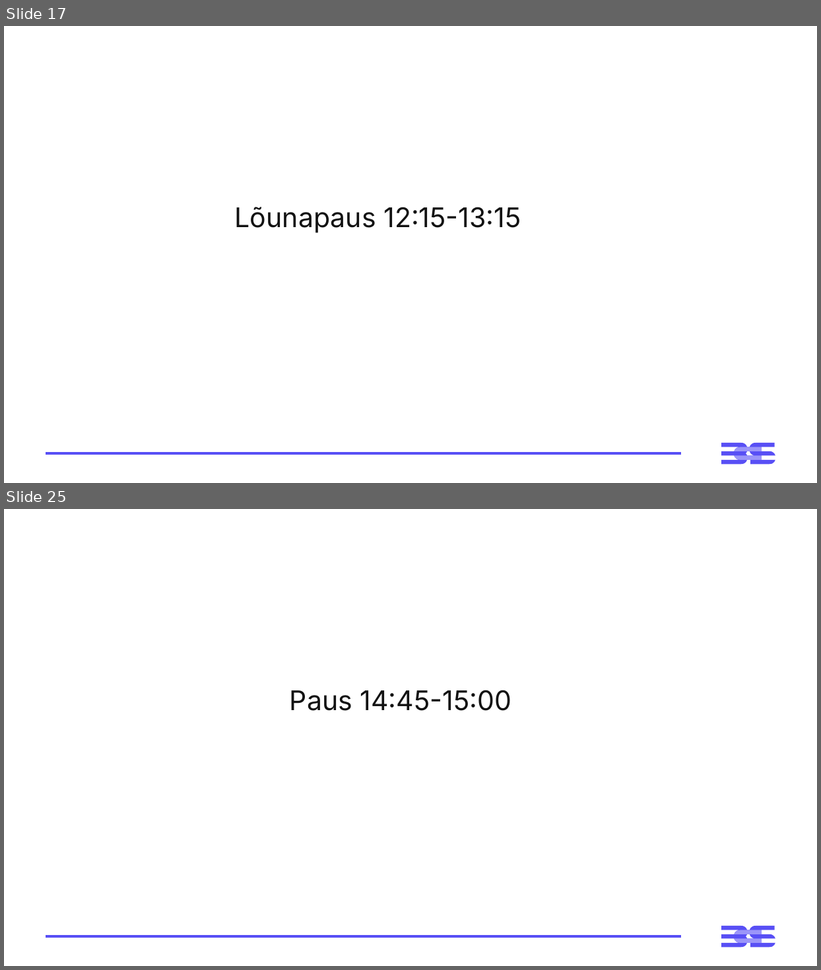
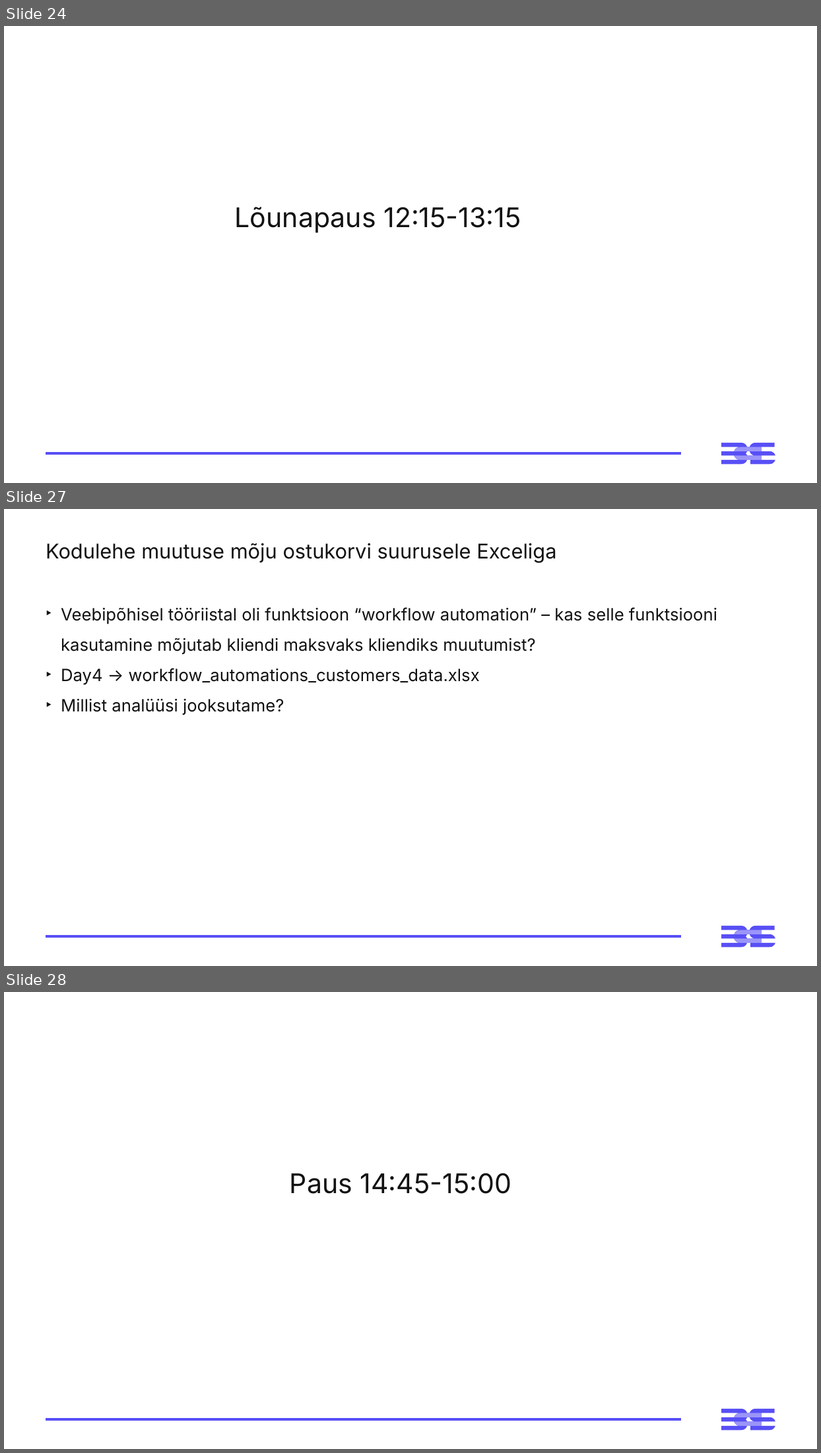
Before and after one commit to sergeierbin/andmetarkus, a slide deck: Esitlused/4-paev-andmetarkus-esitlus.pptx. Shown one above the other, each under a label of ours: slides 17 and 25 before the commit, slides 24, 27 and 28 after it; the slides between them are not shown. The pictures are 821x970 and 821x1453 pixels, drawn with LibreOffice and Linux fonts; fonts in the diff are those of the drawing. Boxes give left, top, right and bottom in pixels: in the first picture for what was removed or moved away, otherwise in the second. Text is boxed around its words. In the diff, an @@ line names an element or a change of style, - is before the commit and + after.

Commit message:
Excel fails added.

```diff
--- a/Esitlused/4-paev-andmetarkus-esitlus.pptx
+++ b/Esitlused/4-paev-andmetarkus-esitlus.pptx
@@ slide 27 added at <box>4,509,817,966</box>, background #FFFFFF; not listed: 3 template elements that a slide beside it also shows @@
@@ title added at <box>46,543,556,562</box>, 24 pt, text #121212 @@
+Kodulehe muutuse mõju ostukorvi suurusele Exceliga
@@ text added at <box>61,607,717,716</box>, 20 pt, text #121212 @@
+‣ Veebipõhisel tööriistal oli funktsioon “workflow automation” – kas selle funktsiooni kasutamine mõjutab kliendi maksvaks kliendiks muutumist?
+‣ Day4 → workflow_automations_customers_data.xlsx
+‣ Millist analüüsi jooksutame?
@@ what was slide 17 is now slide 24 @@
@@ what was slide 25 is now slide 28 @@
```
Also in this commit, not shown: 2 other slides added, 14 other files.
